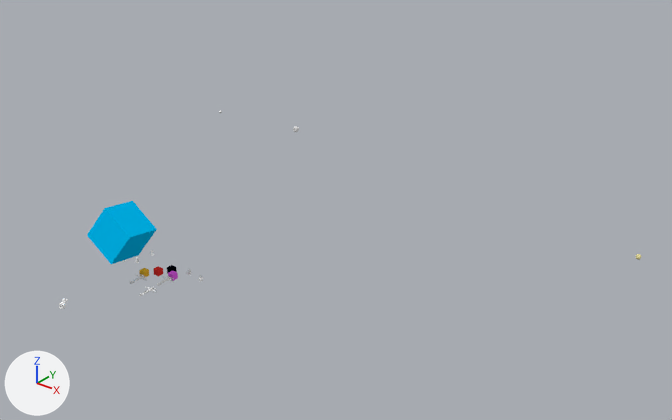
Two versions of the Blender file animacion/Animacionconcubos.blend, one commit apart.
Camera for both pictures: a 50 mm lens placed at (17.1, -46.6, 25.9), pointed at (-13.5, -8.3, 2.2). The lights are fixed; the arrows at lower left show +X, +Y and +Z. Both versions are drawn at frame 1620 of the action 'human.002Action.001'; the numbers are the values there.

Objects in the first picture: 'cloud', 'human'.
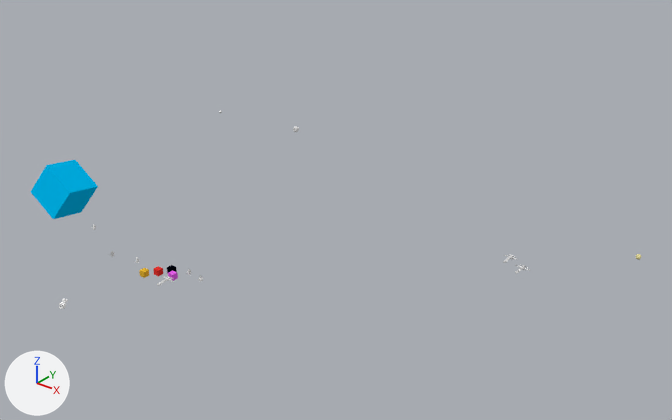
The change in detail:
Object 'cloud' (ob_cloud) moves from (-19.65, -18.99, 3.08) to (-24.4, -18.99, 4.26).
Object 'human' (ob_human) moves from (-19.02, -19.26, 0.34) to (-4.34, -4.57, 0.34).

Changed parts and their boxes [x1, y1, x2, y2] in the pictures (672 x 420 px):
'cloud', moved
    before: [87, 201, 157, 264]
    after: [31, 160, 98, 219]
'human', moved
    before: [130, 274, 147, 284]
    after: [503, 254, 518, 263]
